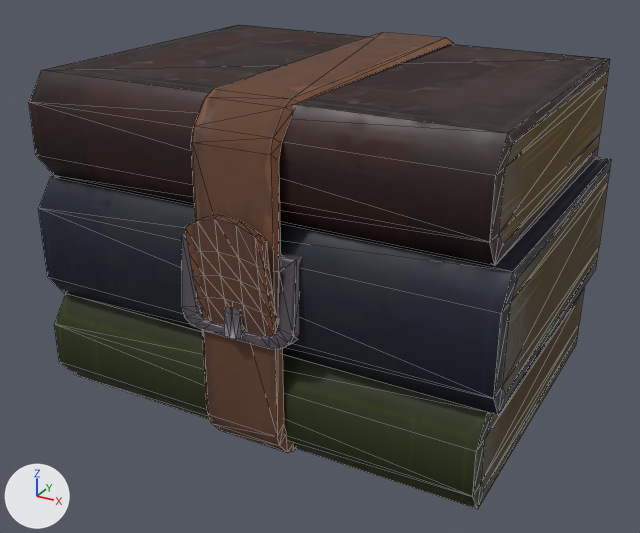
One commit to the glTF model game/data/meshes/props/Book_Stack_2.gltf: the scene before it, then after it.
One viewpoint serves both versions: a 50 mm lens placed at (0.232, -0.455, 0.293), pointed at (-0.004, -0.025, 0.078). The axes (+X, +Y, +Z) are drawn at lower left. The lights are the same throughout. The first picture is the older version. Mesh edges are drawn as thin lines. Vertices at exactly the same position are counted once.

In view in the first picture: 'Book_Stack_2'.
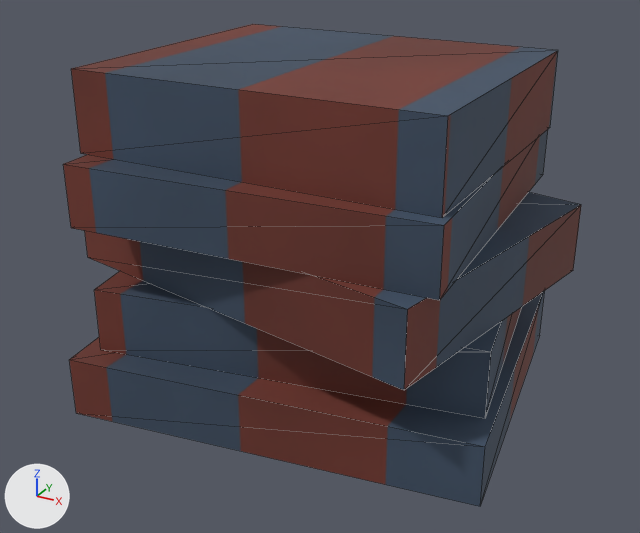
Pixel boxes [x1, y1, x2, y2] of what changed, in the pictures (640 x 533 px):
'Book_Stack_2', reshaped (11% narrower)
    before: [29, 25, 611, 509]
    after: [63, 24, 581, 506]
part 1 of me_cube_151, rebuilt
    before: [54, 288, 584, 509]
    after: [69, 291, 545, 506]
part 2 of me_cube_151, rebuilt (16% narrower, 19% shorter)
    before: [29, 25, 610, 266]
    after: [71, 24, 558, 218]
part 3 of me_cube_151, rebuilt
    before: [38, 157, 611, 415]
    after: [85, 192, 581, 390]
part 4 of me_cube_151, deleted (brown)
    before: [185, 215, 277, 336]
part 5 of me_cube_151, deleted (brown)
    before: [191, 32, 453, 453]
part 6 of me_cube_151, deleted
    before: [181, 233, 302, 349]
part 7 of me_cube_151, deleted
    before: [224, 307, 243, 340]
part 8 of me_cube_151, added
    after: [63, 130, 548, 418]

What the commit changed:
Picture 'T_Decor_Book_Covers_BaseColor.png' (img_t_decor_book_covers_basecolor_png) is new.
Picture 'T_Decor_Book_Covers_ORM.png' (img_t_decor_book_covers_orm_png) is new.
Picture 'T_Decor_Book_Covers_Normal.png' (img_t_decor_book_covers_normal_png) is new.
Material 'MI_Decor_Book_Covers' (mat_mi_decor_book_covers) is new.
Uses the picture img_t_decor_book_covers_basecolor_png.
Uses the picture img_t_decor_book_covers_normal_png.
Uses the picture img_t_decor_book_covers_orm_png.
me_cube_151 is used by ob_book_stack_2; location (0.0, 0.0, 0.0).
me_cube_151 had 246 vertices, 446 faces and spanned x -0.14..0.134, y -0.126..0.101, z -0.001..0.197.
me_cube_151 no longer uses material mat_mi_trim_props_vertex.
me_cube_151 no longer uses material mat_mi_trim_metal.
me_cube_151 now has 40 vertices, 60 faces and spans x -0.14..0.13, y -0.13..0.1, z 0.0..0.2.
me_cube_151 part 1: the loose piece of 28 vertices spanning x -0.14..0.128, y -0.112..0.098, z 0.001..0.06 is rebuilt with 8 vertices and now spans x -0.138..0.128, y -0.13..0.1, z 0.0..0.036, in mat_mi_decor_book_covers.
me_cube_151 part 2: the loose piece of 28 vertices spanning x -0.139..0.126, y -0.11..0.098, z 0.133..0.195 is rebuilt with 8 vertices and now spans x -0.111..0.101, y -0.104..0.074, z 0.154..0.2, in mat_mi_decor_book_covers.
me_cube_151 part 3: the loose piece of 28 vertices spanning x -0.14..0.134, y -0.112..0.098, z 0.059..0.134 is rebuilt with 8 vertices and now spans x -0.14..0.13, y -0.127..0.097, z 0.076..0.118, in mat_mi_decor_book_covers.
me_cube_151 part 4: the loose piece of 60 vertices spanning x -0.025..0.021, y -0.126..-0.113, z 0.078..0.142 is deleted.
me_cube_151 part 5: the loose piece of 44 vertices spanning x -0.031..0.027, y -0.116..0.101, z -0.001..0.197 is deleted.
me_cube_151 part 6: the loose piece of 40 vertices spanning x -0.037..0.032, y -0.119..-0.106, z 0.072..0.123 is deleted.
me_cube_151 part 7: the loose piece of 18 vertices spanning x -0.007..0.002, y -0.124..-0.103, z 0.074..0.122 is deleted.
Part 8, on me_cube_151:
16 vertices are added at x -0.13..0.12, y -0.124..0.094, z 0.036..0.154.
24 new faces join them.
me_cube_151 gains material mat_mi_decor_book_covers.
